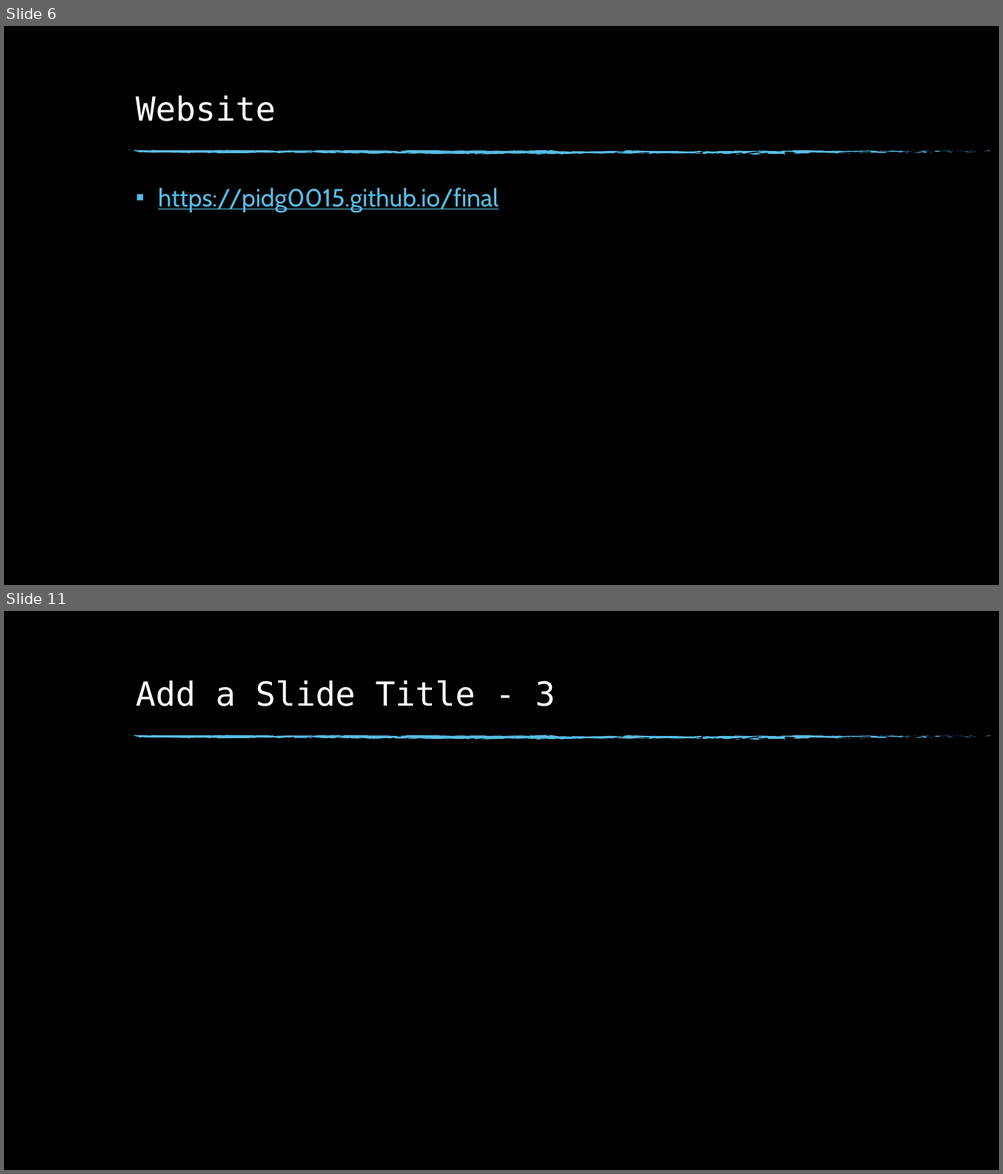
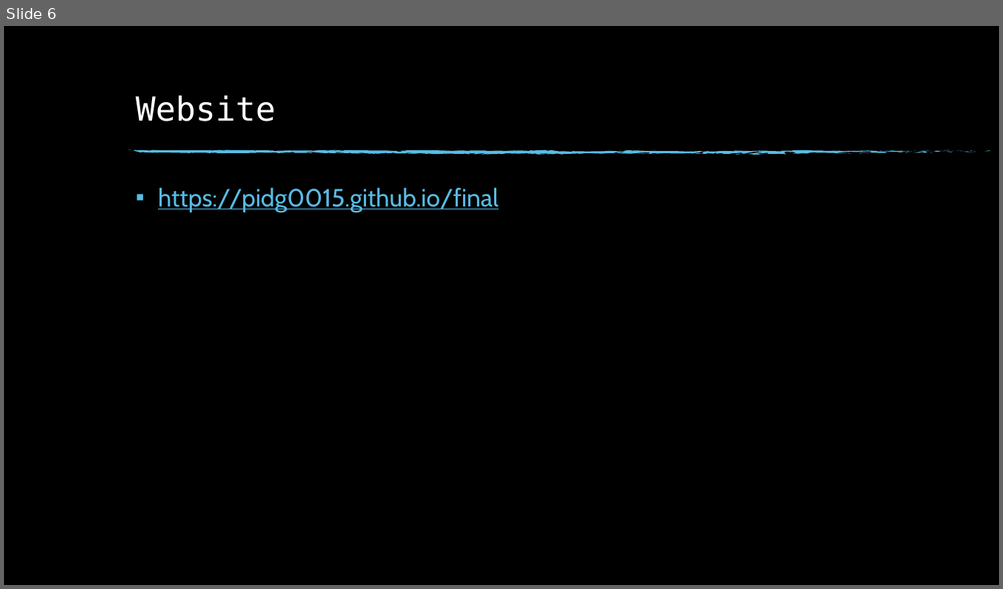
Before and after one commit to pidg0015/pidg0015.github.io, a slide deck: final/pidgeon_drew_final.pptx. Shown one above the other, each under a label of ours: slides 6 and 11 before the commit, slide 6 after it; the slides between them are not shown. The pictures are 1003x1174 and 1003x589 pixels, drawn with LibreOffice and Linux fonts; fonts in the diff are those of the drawing; background and template pictures are left out. Boxes give left, top, right and bottom in pixels: in the first picture for what was removed or moved away, otherwise in the second. Text is boxed around its words. In the diff, an @@ line names an element or a change of style, - is before the commit and + after.

```diff
--- a/final/pidgeon_drew_final.pptx
+++ b/final/pidgeon_drew_final.pptx
@@ slide 11 removed at bbox=[4, 611, 999, 1170], background picture (left out); not listed: 74 template elements that a slide beside it also shows @@
@@ title removed at bbox=[136, 680, 555, 706] @@
-Add a Slide Title - 3
```
Also in this commit, not shown: 7 other slides removed, 5 other files.
